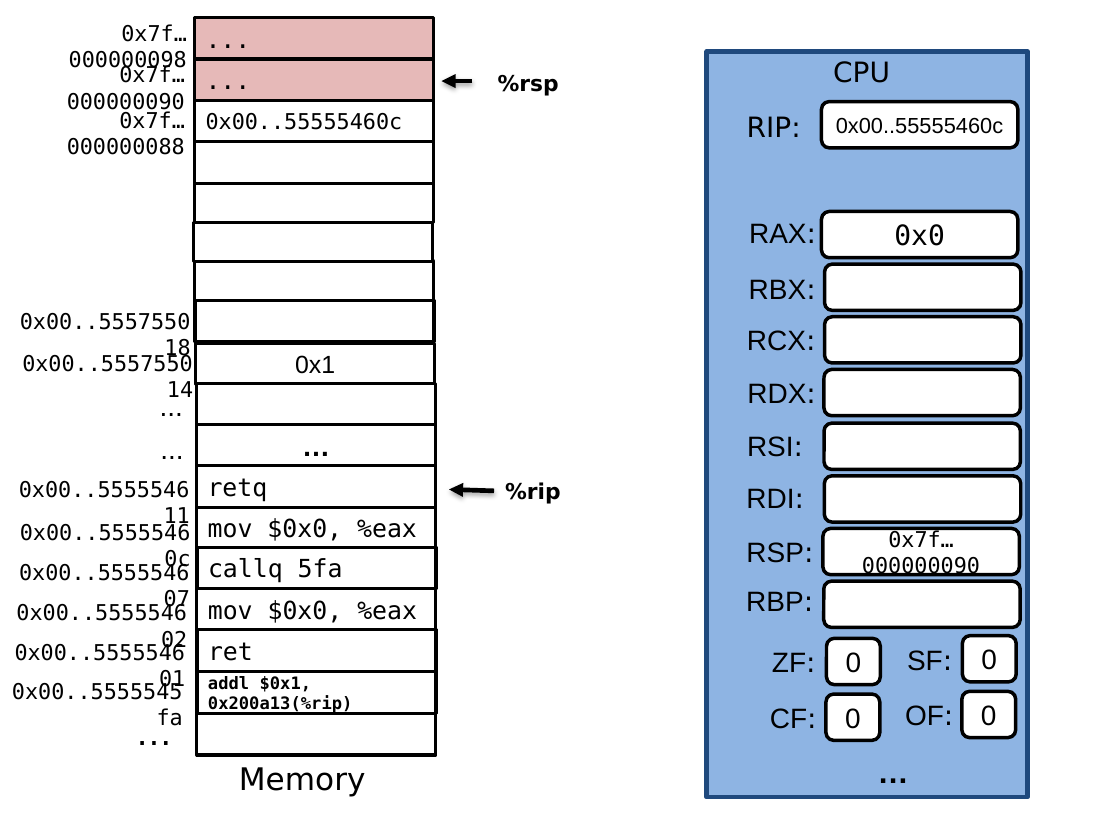
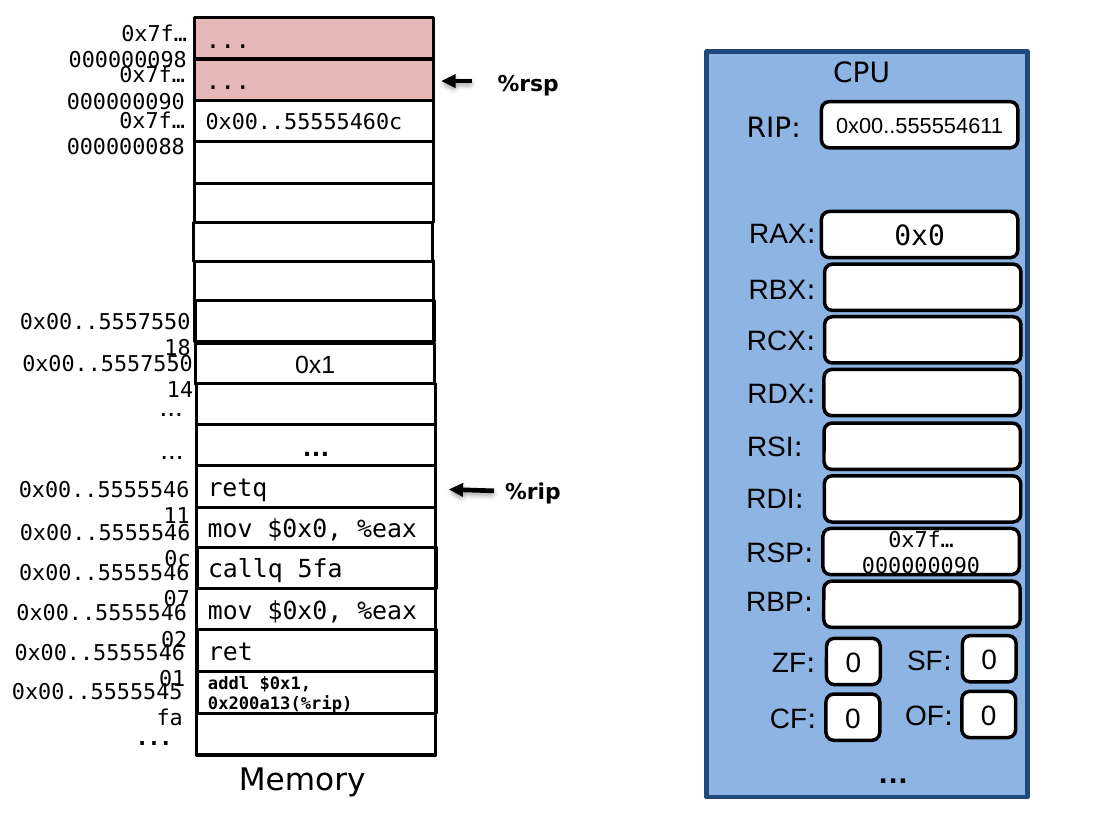
Before and after one commit to NYU-CSO/nyu-cso.github.io, a slide deck: slide 30 of notes/10-Machine_Procedure.pptx. Drawn at 1120x840 pixels with LibreOffice and Linux fonts; fonts in the diff are those of the drawing. Boxes give left, top, right and bottom in pixels: in the first picture for what was removed or moved away, otherwise in the second. Text is boxed around its words. In the diff, an @@ line names an element or a change of style, - is before the commit and + after.

```diff
--- a/notes/10-Machine_Procedure.pptx
+++ b/notes/10-Machine_Procedure.pptx
@@ text in rounded rectangle at (836, 117, 1003, 134): text changed @@
-0x00..55555460c
+0x00..555554611
```
Also in this commit, not shown: 6 other slides changed, 2 other files.
